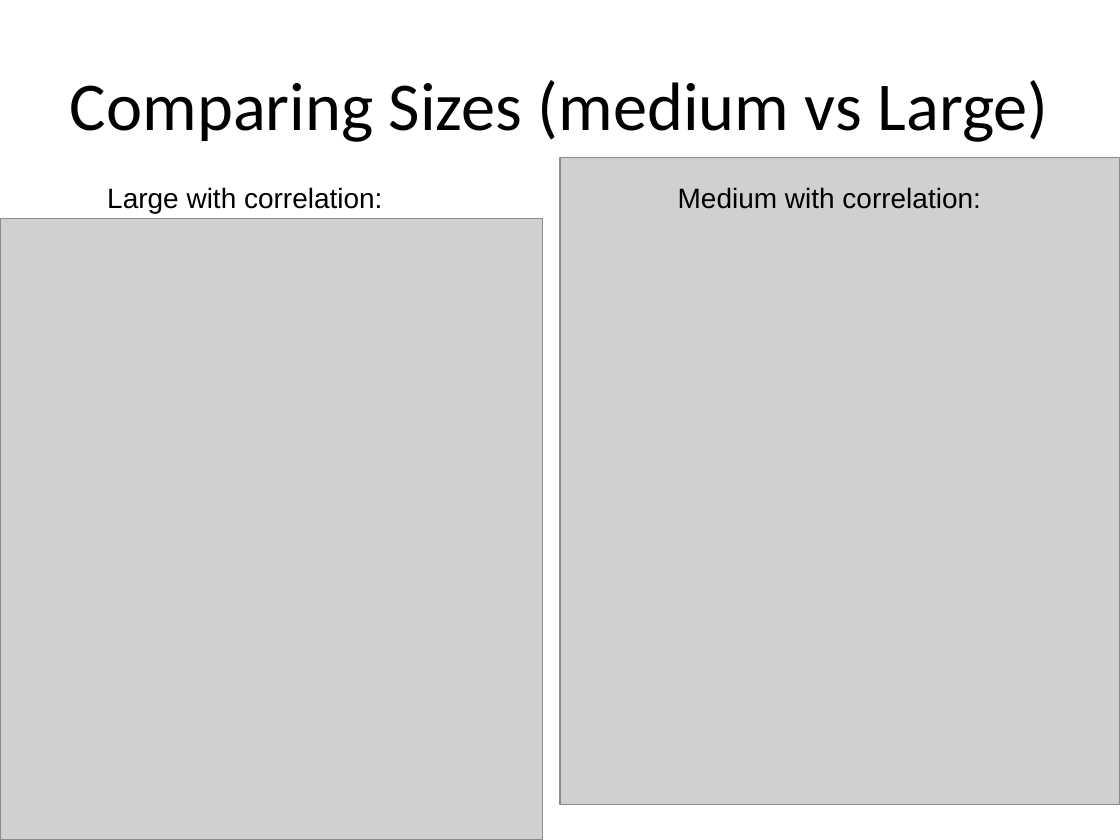
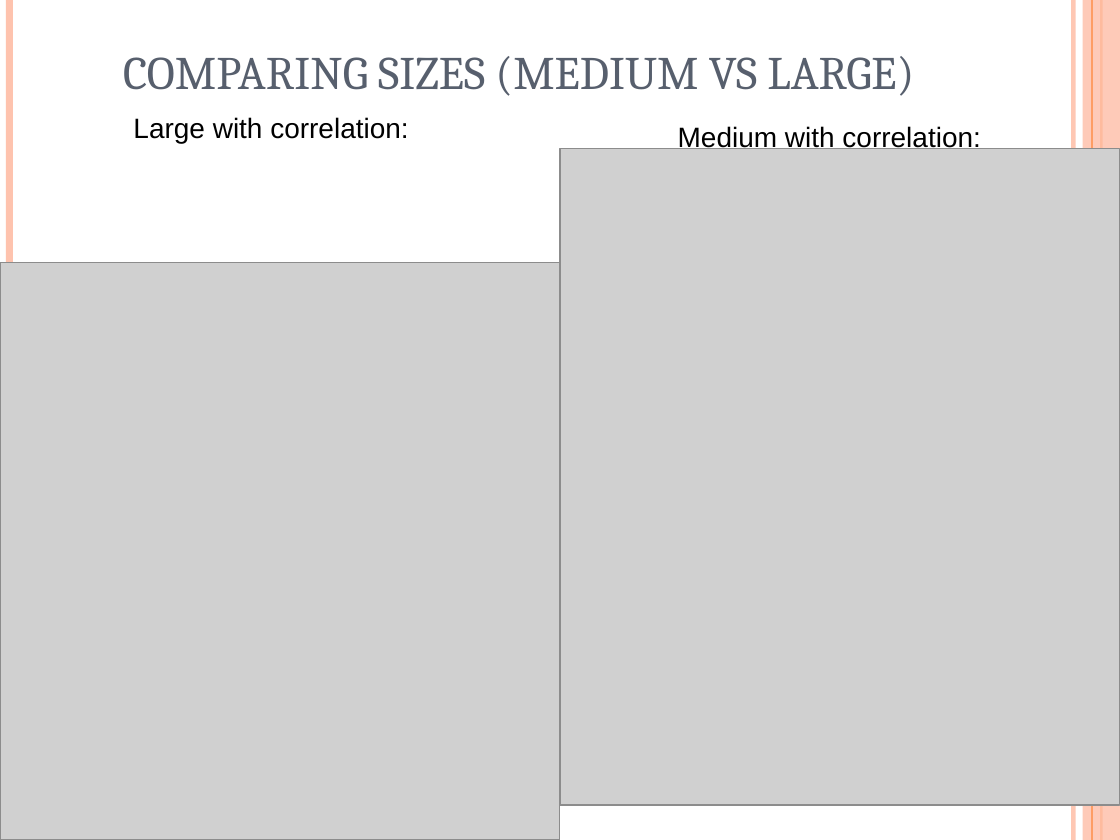
Before and after one commit to akokcam/csc384-genetic-algorithms-project, a slide deck: slide 10 of GA_TestBench/Data Files/presentation.ppt. Drawn at 1120x840 pixels with LibreOffice and Linux fonts; fonts in the diff are those of the drawing; grey boxes stand for pictures. Boxes give left, top, right and bottom in pixels: in the first picture for what was removed or moved away, otherwise in the second. Text is boxed around its words. In the diff, an @@ line names an element or a change of style, - is before the commit and + after.

```diff
--- a/GA_TestBench/Data Files/presentation.ppt
+++ b/GA_TestBench/Data Files/presentation.ppt
@@ line added from (9, 0) to (9, 840), #FEC3AE 4.51 pt @@
@@ line added from (1073, 0) to (1073, 840), #FEC3AE 3 pt @@
@@ rectangle added at box(1083, 0, 1120, 840), fill #FEC3AE at 87% opacity @@
@@ line added from (1092, 0) to (1092, 840), #FE8637 0.74 pt @@
@@ line added from (1101, 0) to (1101, 840), #FE8637 1.5 pt @@
@@ title "COMPARING SIZES (MEDIUM VS LARGE)" at box(123, 56, 914, 96): vertical alignment middle to bottom @@
@@ title at box(123, 56, 914, 96): text changed; size 44 to 30 pt; font Calibri to Cambria; text colour #000000 to #575F6D @@
-Comparing Sizes (medium vs Large)
+COMPARING SIZES (MEDIUM VS LARGE)
@@ text "Large with correlation:": place and size @@
-text "Large with correlation:" at box(107, 187, 382, 213)
+text "Large with correlation:" at box(133, 117, 408, 143)
@@ text "Medium with correlation:" rewrapped from box(678, 187, 980, 209) to box(678, 126, 980, 152) @@
@@ picture: place and size @@
-picture at box(560, 158, 1120, 805)
+picture at box(560, 149, 1120, 805)
@@ picture: place and size @@
-picture at box(0, 218, 542, 840)
+picture at box(0, 262, 560, 840)
```
Also in this commit, not shown: 11 other slides changed.
